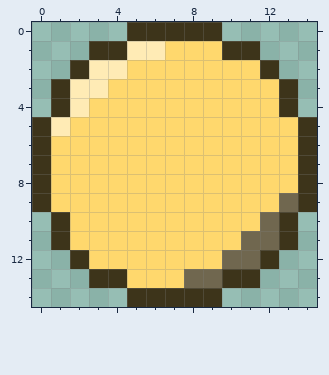
Pixel-art sprite -- Assets/Coin1.png. The first picture shows the starting point.
The file is 15x15 pixels.
And afterwards:
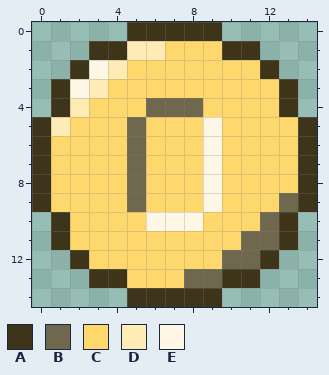
Palette (. is transparent): A #3d341a  B #70674f  C #ffd86d  D #ffebb5  E #fff7e5
The author wrote: Improve coin texture and allow the player to buy an upgrade if they have exactly the right amount of money
From old to new:
y 2: x 3 D -> E
y 3: x 2 D -> E
y 4: x 6..8 CCC -> BBB
y 5..9: x 5 C -> B; x 9 C -> E
y 10: x 6..8 CCC -> EEE
Changed places in both pictures, as pixel boxes (x1, y1, x2, y2):
changed: (70, 60, 222, 231)
